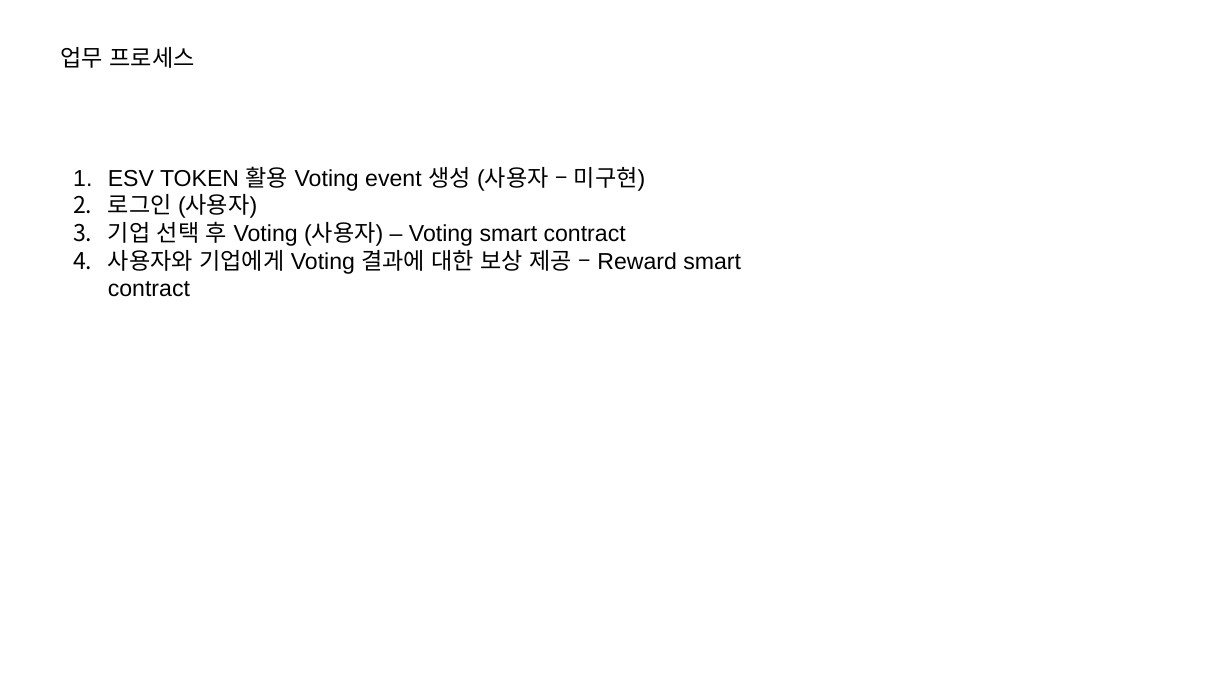
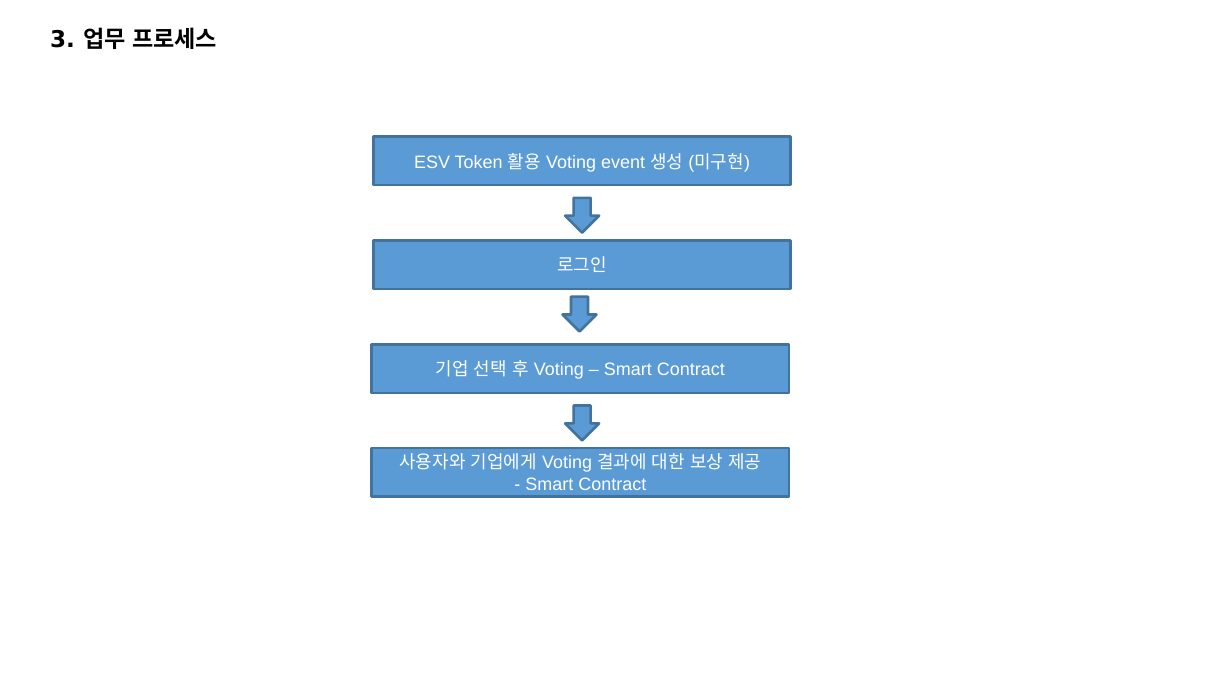
Before and after one commit to ro0opf/blockchain-jdp, a slide deck: slide 4 of blockchain_archi_v3.1.pptx. Drawn at 1232x693 pixels with LibreOffice and Linux fonts; fonts in the diff are those of the drawing. Boxes give left, top, right and bottom in pixels: in the first picture for what was removed or moved away, otherwise in the second. Text is boxed around its words. In the diff, an @@ line names an element or a change of style, - is before the commit and + after.

```diff
--- a/blockchain_archi_v3.1.pptx
+++ b/blockchain_archi_v3.1.pptx
@@ text at (x1=50, y1=27, x2=217, y2=49): text changed; font Arial to DejaVu Sans; bold on @@
-업무 프로세스
+3. 업무 프로세스
@@ rectangle added at (x1=373, y1=137, x2=791, y2=186), fill #5B9BD5, outline #43739E 2 pt, 14 pt, text #FFFFFF @@
+ESV Token 활용 Voting event 생성 (미구현)
@@ text removed at (x1=108, y1=166, x2=741, y2=297) @@
-1. ESV TOKEN 활용 Voting event 생성 (사용자 – 미구현)
-2. 로그인 (사용자)
-3. 기업 선택 후 Voting (사용자) – Voting smart contract
-4. 사용자와 기업에게 Voting 결과에 대한 보상 제공 – Reward smart contract
@@ down arrow added at (x1=566, y1=198, x2=600, y2=233), fill #5B9BD5, outline #43739E 2 pt @@
@@ rectangle added at (x1=373, y1=240, x2=791, y2=289), fill #5B9BD5, outline #43739E 2 pt, 14 pt, text #FFFFFF @@
+로그인
@@ down arrow added at (x1=563, y1=297, x2=597, y2=332), fill #5B9BD5, outline #43739E 2 pt @@
@@ rectangle added at (x1=372, y1=345, x2=789, y2=394), fill #5B9BD5, outline #43739E 2 pt, 14 pt, text #FFFFFF @@
+기업 선택 후 Voting – Smart Contract
@@ down arrow added at (x1=566, y1=406, x2=600, y2=441), fill #5B9BD5, outline #43739E 2 pt @@
@@ rectangle added at (x1=372, y1=448, x2=789, y2=497), fill #5B9BD5, outline #43739E 2 pt, 14 pt, text #FFFFFF @@
+사용자와 기업에게 Voting 결과에 대한 보상 제공
+- Smart Contract
```
Also in this commit, not shown: 3 other slides changed, 1 slide added, 1 slide removed.
